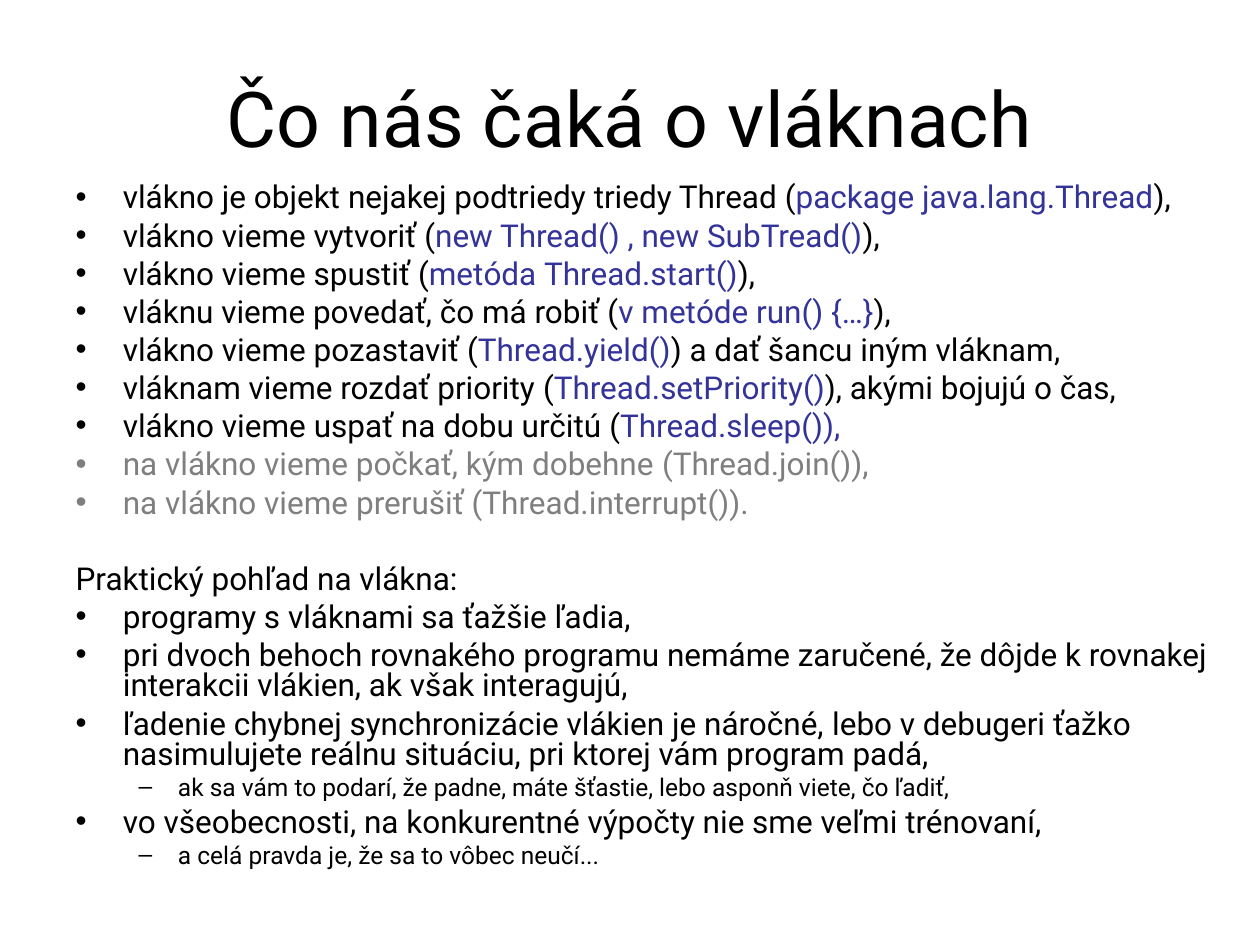
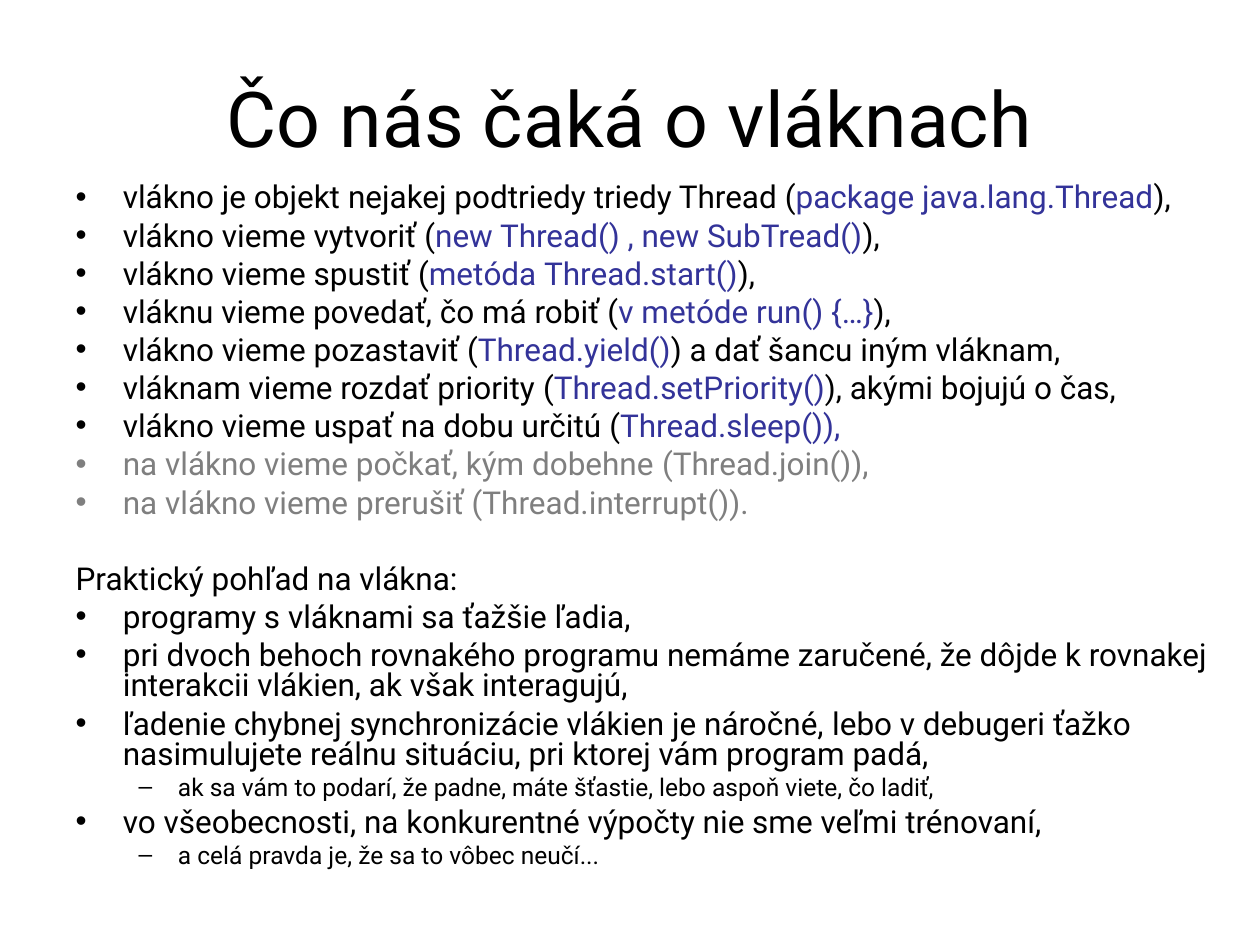
Before and after one commit to Programovanie4/Prednasky, a slide deck: slide 3 of 08/08_java.ppt. Drawn at 1260x945 pixels with LibreOffice and Linux fonts; fonts in the diff are those of the drawing. Boxes give left, top, right and bottom in pixels: in the first picture for what was removed or moved away, otherwise in the second. Text is boxed around its words. In the diff, an @@ line names an element or a change of style, - is before the commit and + after.

```diff
--- a/08/08_java.ppt
+++ b/08/08_java.ppt
@@ text at (178, 776, 933, 801): text changed @@
-  – ak sa vám to podarí, že padne, máte šťastie, lebo asponň viete, čo ľadiť,
+  – ak sa vám to podarí, že padne, máte šťastie, lebo aspoň viete, čo ladiť,
```
Also in this commit, not shown: 5 other slides changed, 1 slide removed, 3 other files.
